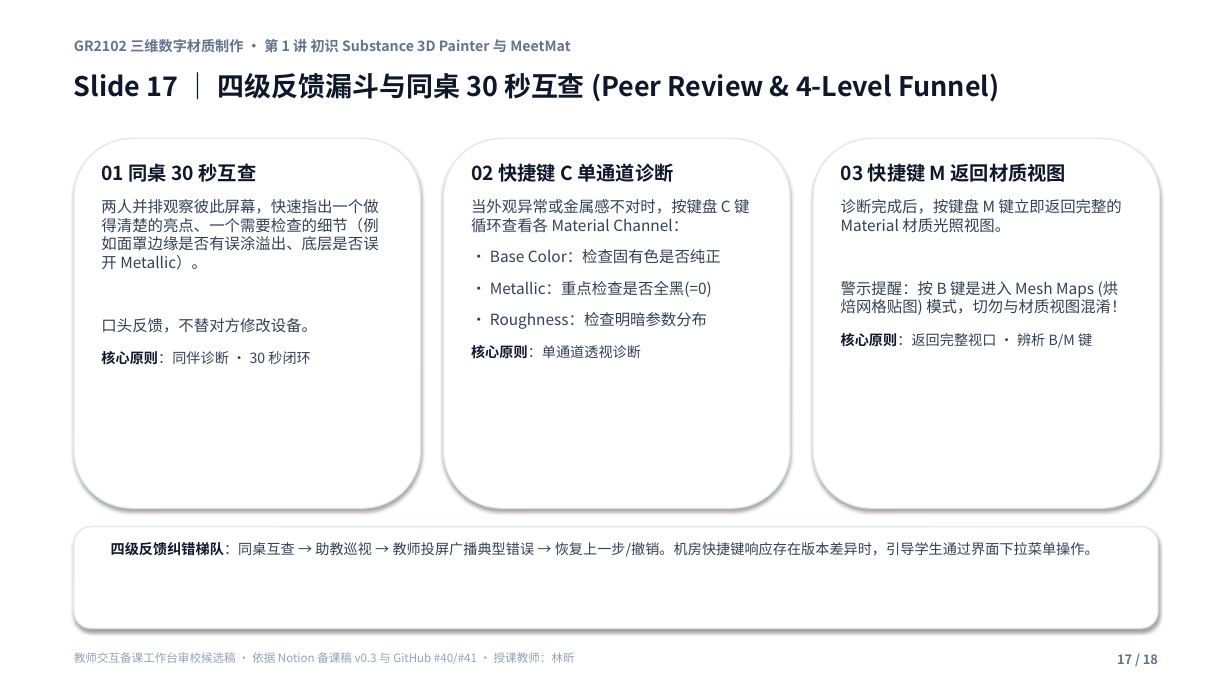
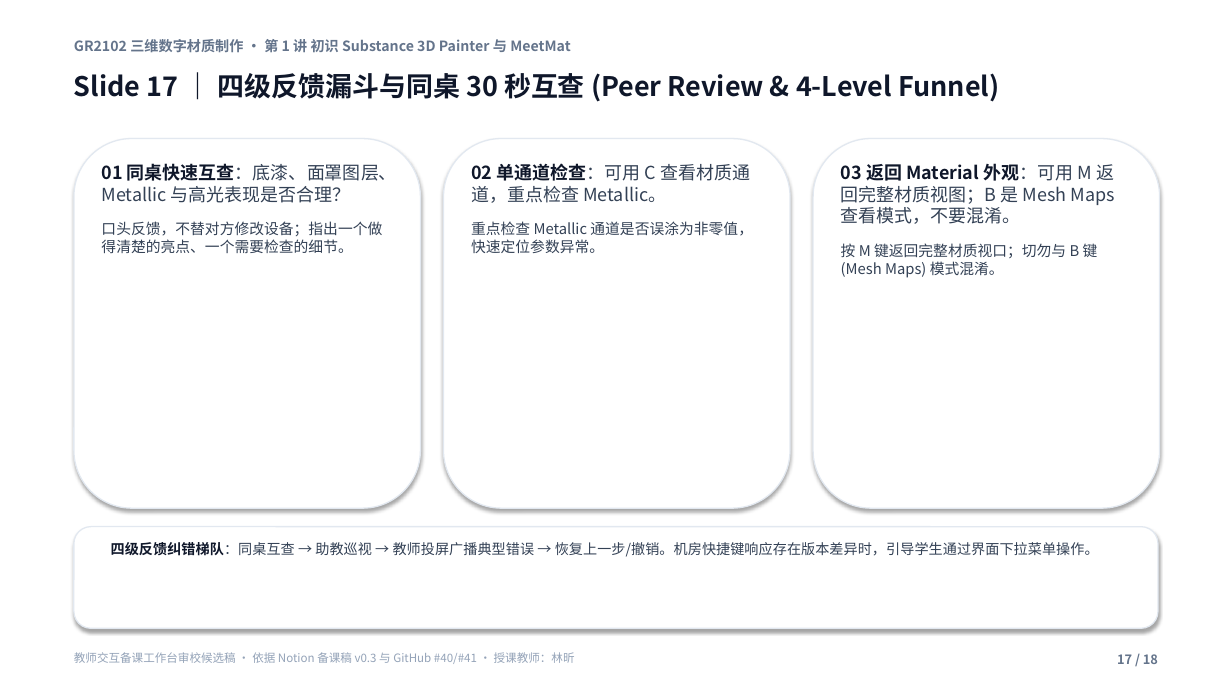
Before and after one commit to carllx/corso-pbr-materials, a slide deck: slide 17 of W1_MeetMat_18slides_teacher_review.pptx. Drawn at 1232x693 pixels with LibreOffice and Linux fonts; fonts in the diff are those of the drawing. Boxes give left, top, right and bottom in pixels: in the first picture for what was removed or moved away, otherwise in the second. Text is boxed around its words. In the diff, an @@ line names an element or a change of style, - is before the commit and + after.

```diff
--- a/W1_MeetMat_18slides_teacher_review.pptx
+++ b/W1_MeetMat_18slides_teacher_review.pptx
@@ text at [101,163,397,253]: text changed; size 12 to 11.5 pt @@
-01 同桌 30 秒互查
-两人并排观察彼此屏幕，快速指出一个做得清楚的亮点、一个需要检查的细节（例如面罩边缘是否有误涂溢出、底层是否误开 Metallic）。
-口头反馈，不替对方修改设备。
-核心原则：同伴诊断 · 30 秒闭环
+01 同桌快速互查：底漆、面罩图层、Metallic 与高光表现是否合理？
+口头反馈，不替对方修改设备；指出一个做得清楚的亮点、一个需要检查的细节。
@@ text at [471,163,753,253]: text changed; size 12 to 11.5 pt @@
-02 快捷键 C 单通道诊断
-当外观异常或金属感不对时，按键盘 C 键循环查看各 Material Channel：
-• Base Color：检查固有色是否纯正
-• Metallic：重点检查是否全黑(=0)
-• Roughness：检查明暗参数分布
-核心原则：单通道透视诊断
+02 单通道检查：可用 C 查看材质通道，重点检查 Metallic。
+重点检查 Metallic 通道是否误涂为非零值，快速定位参数异常。
@@ text at [841,163,1115,278]: text changed; size 12 to 14 pt @@
-03 快捷键 M 返回材质视图
-诊断完成后，按键盘 M 键立即返回完整的 Material 材质光照视图。
-警示提醒：按 B 键是进入 Mesh Maps (烘焙网格贴图) 模式，切勿与材质视图混淆！
-核心原则：返回完整视口 · 辨析 B/M 键
+03 返回 Material 外观：可用 M 返回完整材质视图；B 是 Mesh Maps 查看模式，不要混淆。
+按 M 键返回完整材质视口；切勿与 B 键 (Mesh Maps) 模式混淆。
```
Also in this commit, not shown: 17 other slides changed, 5 other files.
